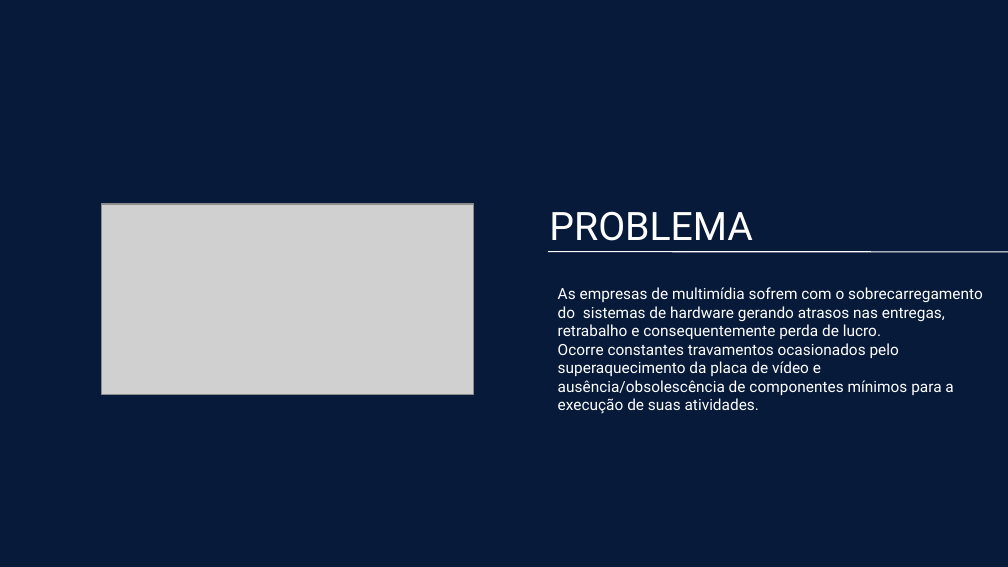
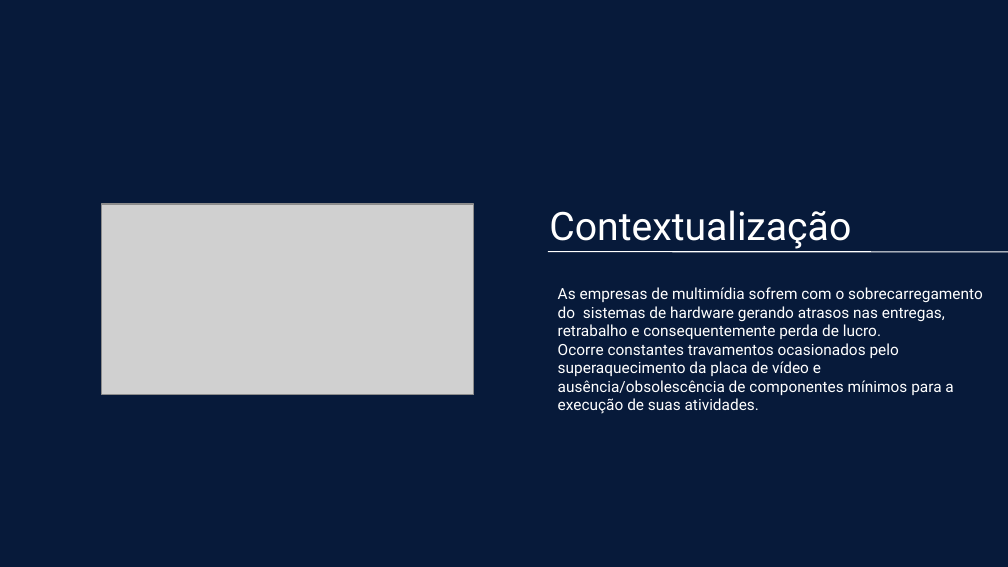
Before and after one commit to BandTec/Pantec, a slide deck: slide 3 of Documentação/Apresentação/Sprint03.pptx. Drawn at 1008x567 pixels with LibreOffice and Linux fonts; fonts in the diff are those of the drawing; grey boxes stand for pictures. Boxes give left, top, right and bottom in pixels: in the first picture for what was removed or moved away, otherwise in the second. Text is boxed around its words. In the diff, an @@ line names an element or a change of style, - is before the commit and + after.

```diff
--- a/Documentação/Apresentação/Sprint03.pptx
+++ b/Documentação/Apresentação/Sprint03.pptx
@@ text at (549,210,851,249): text changed @@
-PROBLEMA
+Contextualização
```
Also in this commit, not shown: 6 other slides changed, 1 slide added, 4 slides removed.
